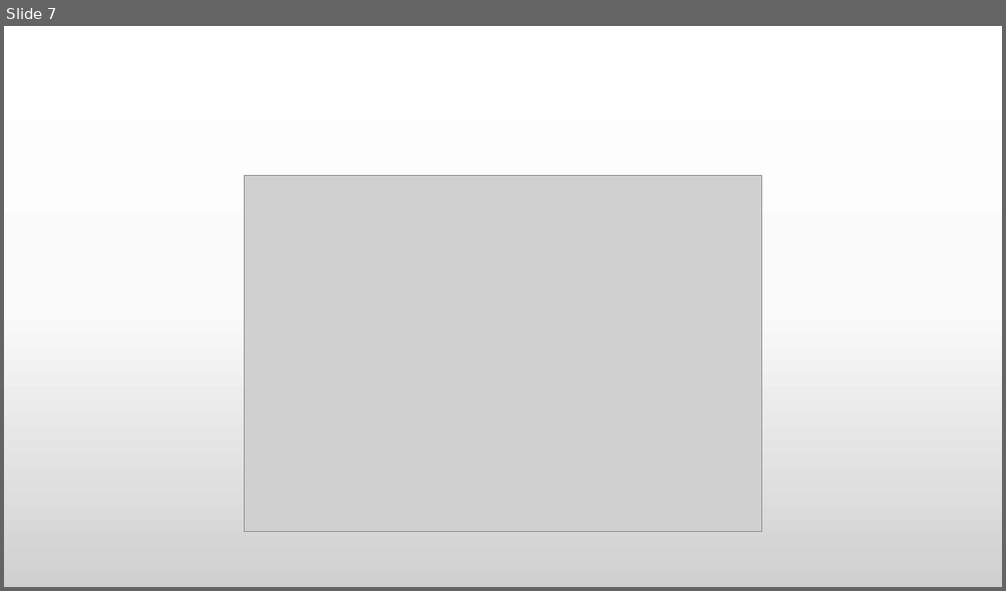
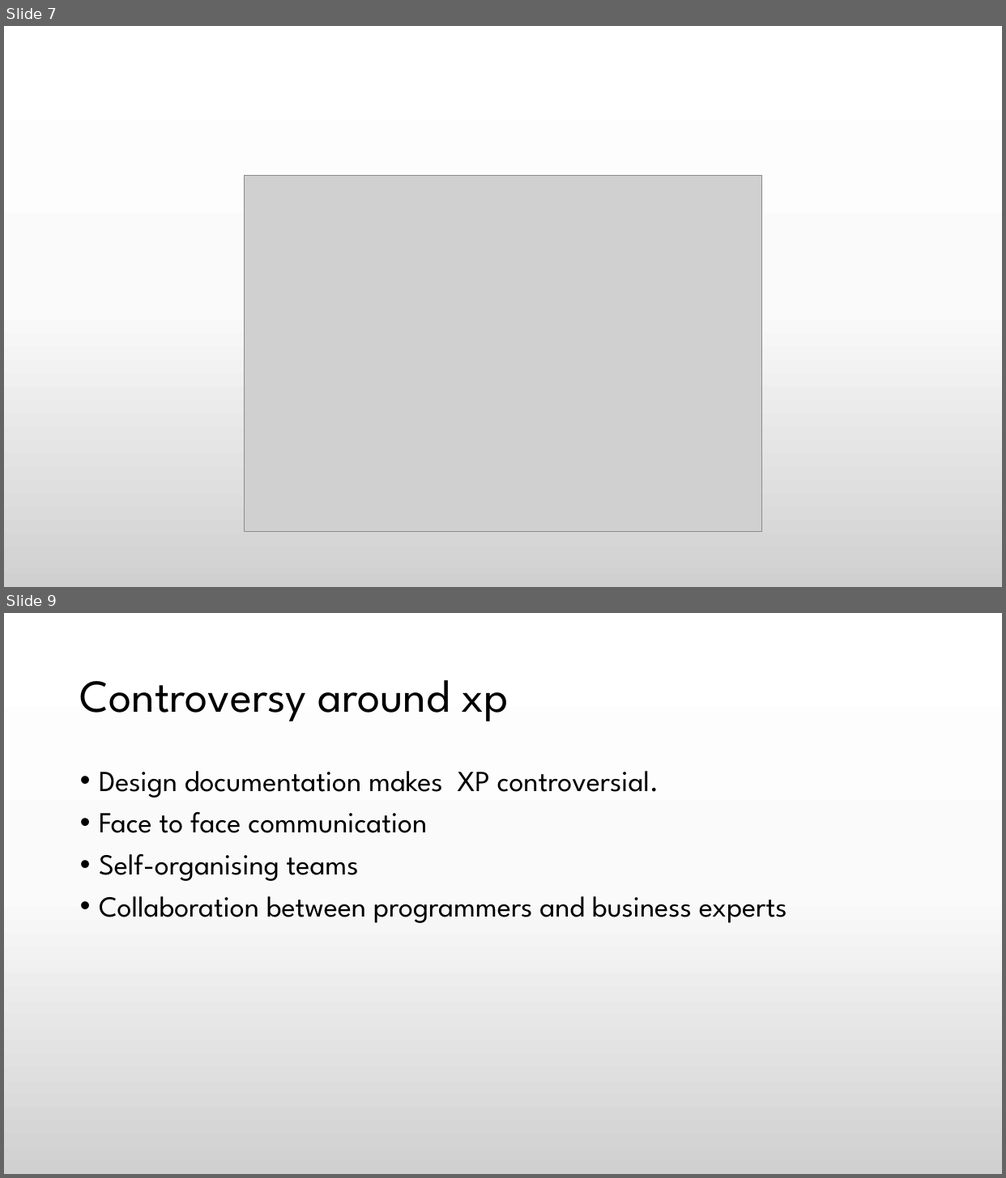
Before and after one commit to praash47/aasn-iii, a slide deck: s_extreme_programming.pptx. Shown one above the other, each under a label of ours: slide 7 before the commit, slides 7 and 9 after it; the slides between them are not shown. The pictures are 1006x591 and 1006x1178 pixels, drawn with LibreOffice and Linux fonts; fonts in the diff are those of the drawing; grey boxes stand for pictures. Boxes give left, top, right and bottom in pixels: in the first picture for what was removed or moved away, otherwise in the second. Text is boxed around its words. In the diff, an @@ line names an element or a change of style, - is before the commit and + after.

Commit message:
updated file
addeded applicable abs controversy

```diff
--- a/s_extreme_programming.pptx
+++ b/s_extreme_programming.pptx
@@ slide 9 added at (4, 613, 1002, 1174), background gradient #FFFFFF to #FBFBFB to #D1D1D1 @@
@@ title added at (80, 680, 509, 722), 44 pt, text #000000 @@
+Controversy around xp
@@ text added at (99, 771, 787, 923), 28 pt, text #000000 @@
+• Design documentation makes XP controversial.
+• Face to face communication
+• Self-organising teams
+• Collaboration between programmers and business experts
```
Also in this commit, not shown: 1 other slide added.
